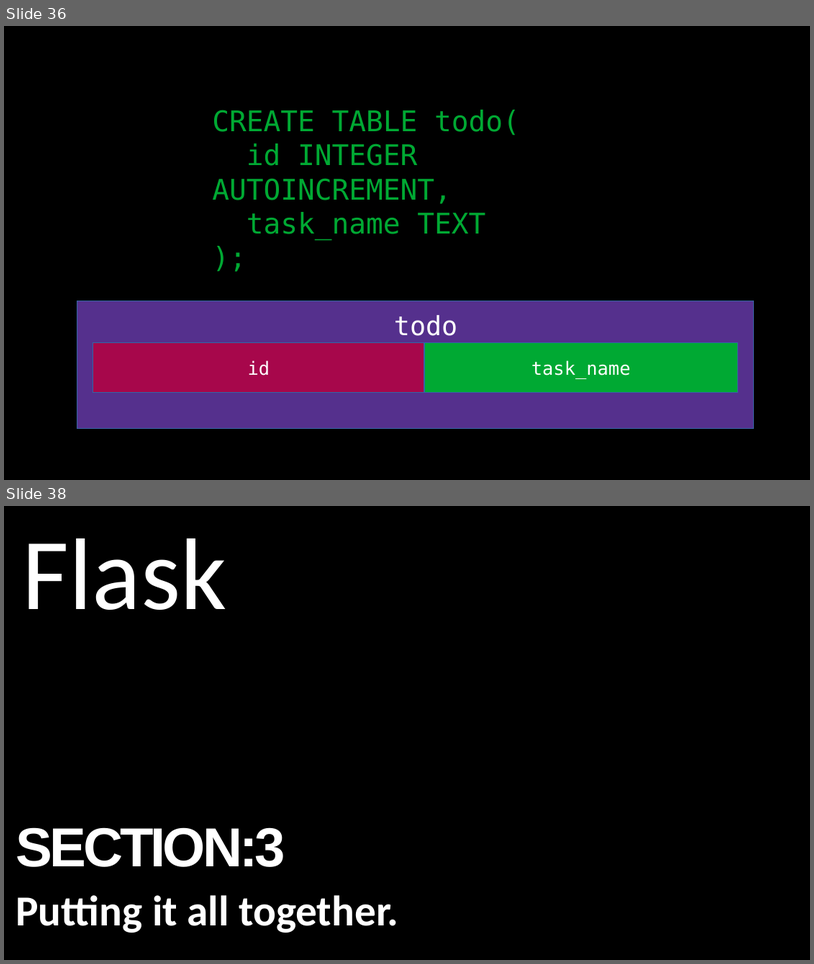
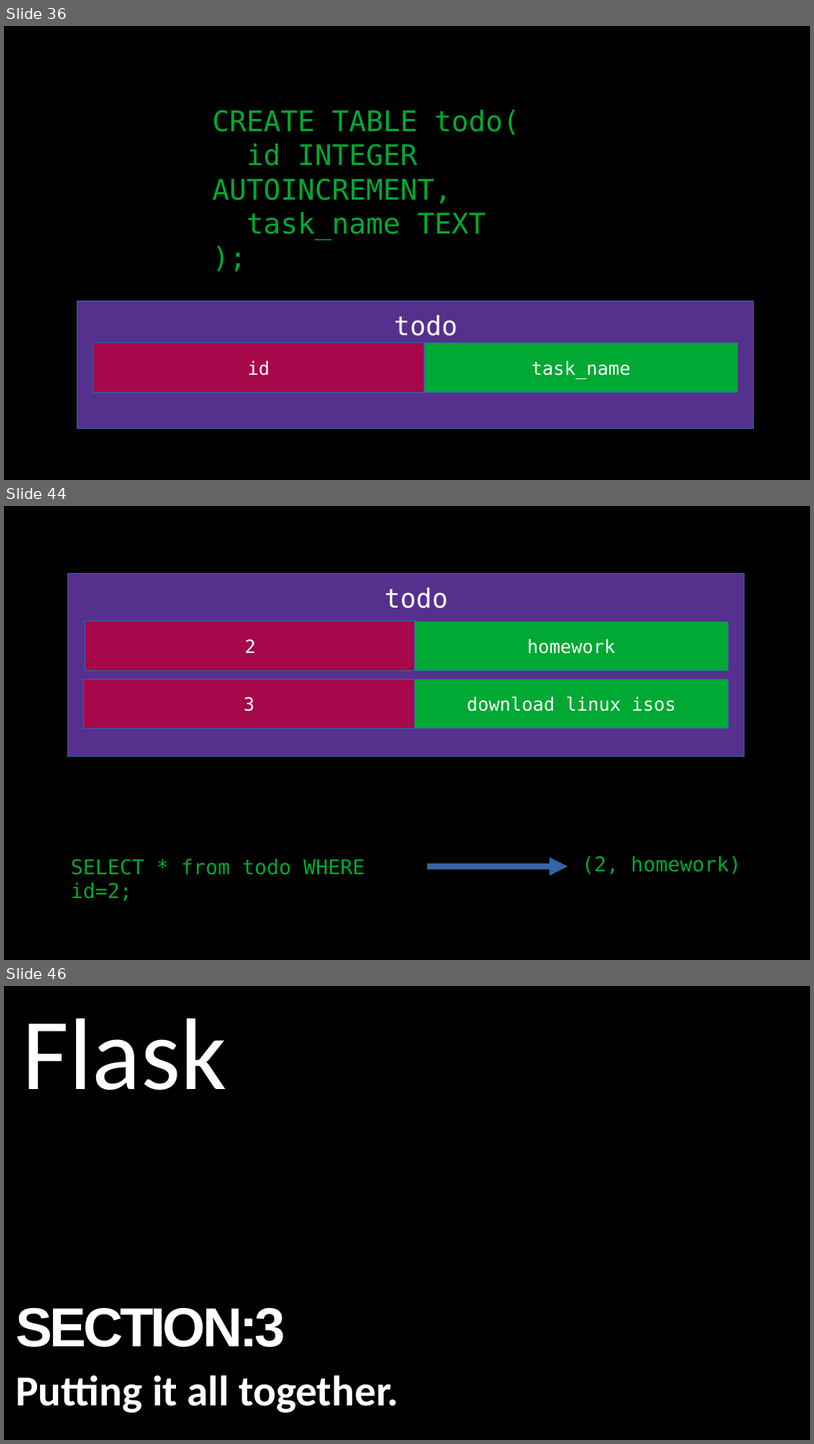
Before and after one commit to alexacallmebaka/htmlflasksql, a slide deck: slides/deck.odp. Shown one above the other, each under a label of ours: slides 36 and 38 before the commit, slides 36, 44 and 46 after it; the slides between them are not shown. The pictures are 814x964 and 814x1444 pixels, drawn with LibreOffice and Linux fonts; fonts in the diff are those of the drawing. Boxes give left, top, right and bottom in pixels: in the first picture for what was removed or moved away, otherwise in the second. Text is boxed around its words. In the diff, an @@ line names an element or a change of style, - is before the commit and + after.

```diff
--- a/slides/deck.odp
+++ b/slides/deck.odp
@@ slide 44 added at (4,506,810,960), background #000000 @@
@@ rectangle added at (67,574,745,757), fill #55308D, outline #3465A4 0 pt @@
@@ text added at (385,587,448,608), 26 pt, text #FFFFFF @@
+todo
@@ rectangle added at (85,621,416,670), fill #A7074B, outline #3465A4 0 pt, 18 pt, text #FFFFFF @@
+2
@@ rectangle added at (414,621,728,670), fill #00A933, outline #3465A4 0 pt, 18 pt, text #FFFFFF @@
+homework
@@ rectangle added at (84,679,415,728), fill #A7074B, outline #3465A4 0 pt, 18 pt, text #FFFFFF @@
+3
@@ rectangle added at (414,679,728,728), fill #00A933, outline #3465A4 0 pt, 18 pt, text #FFFFFF @@
+download linux isos
@@ text added at (71,858,365,901), 20 pt, text #00A933 @@
+SELECT * from todo WHERE id=2;
@@ arrow added from (427, 866) to (568, 866), #3465A4 6.01 pt @@
@@ text added at (582,855,741,874), 20 pt, text #00A933 @@
+(2, homework)
@@ what was slide 38 is now slide 46 @@
```
Also in this commit, not shown: 9 other slides added, 1 slide removed.
